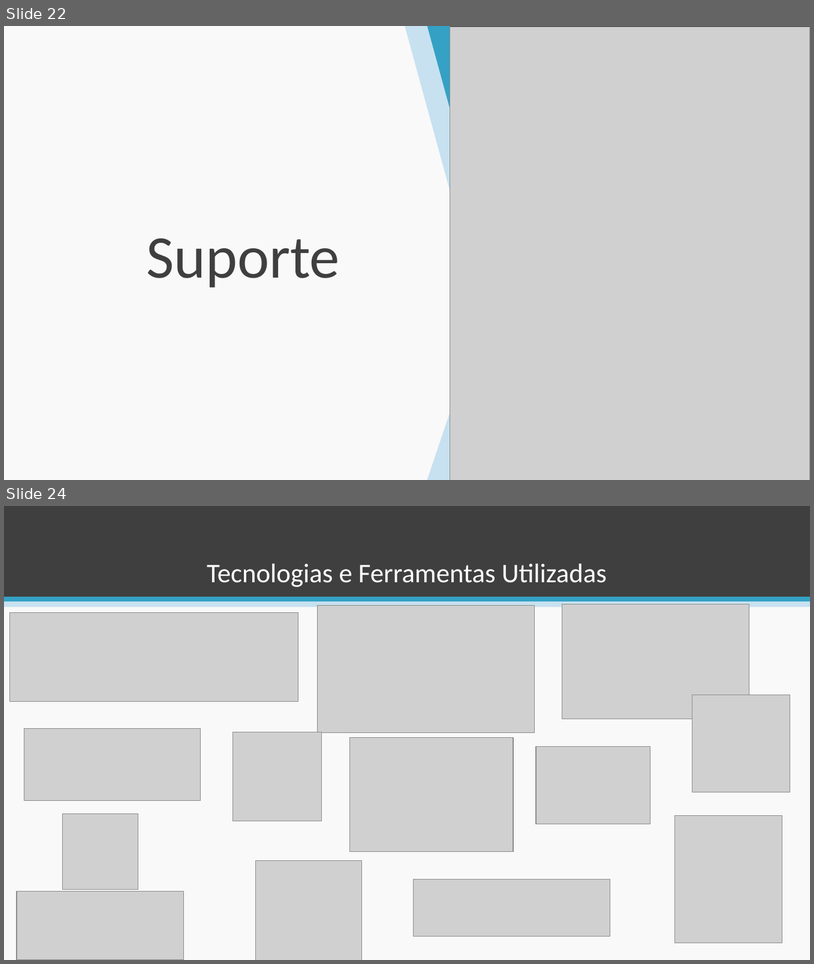
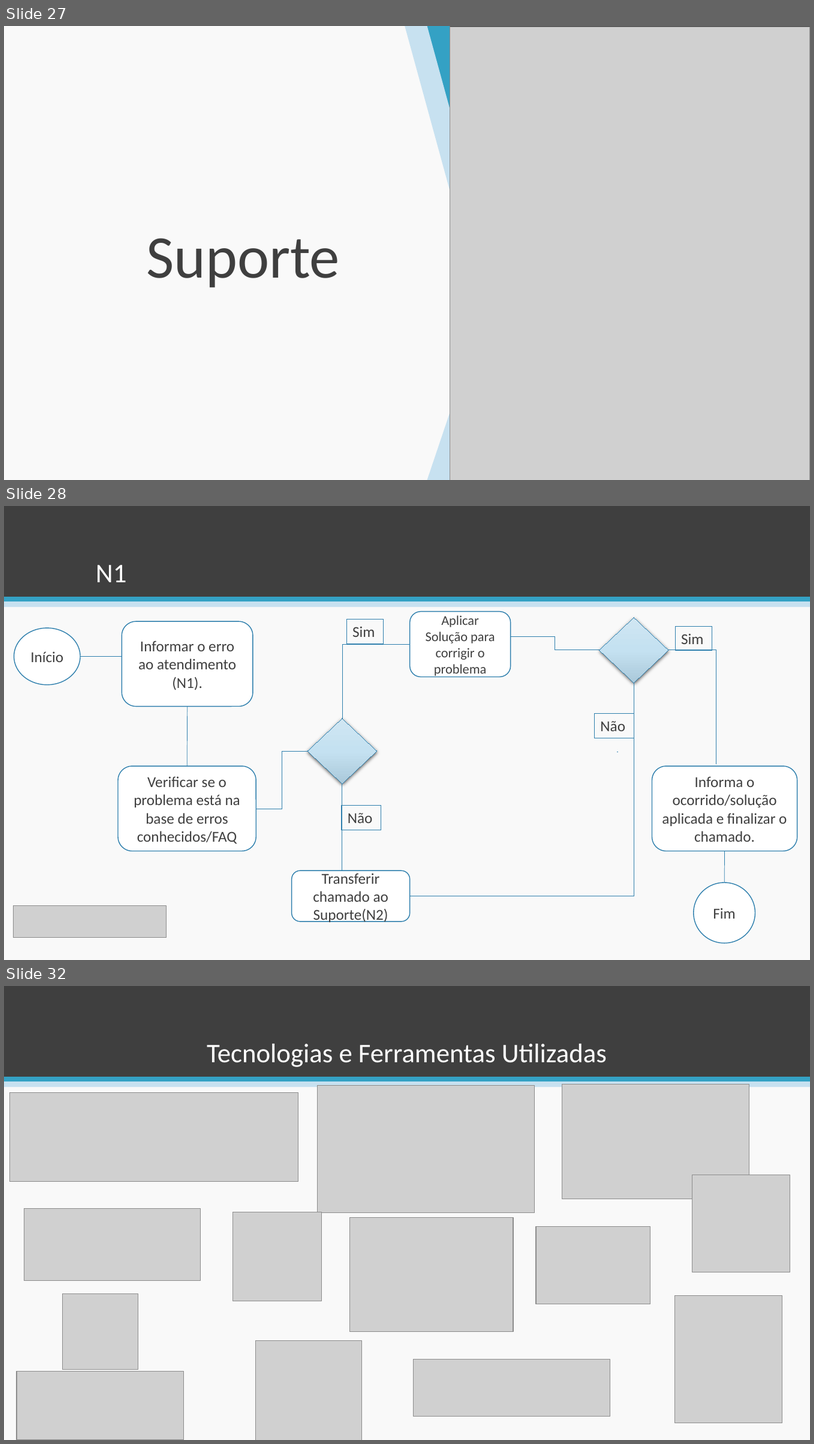
Before and after one commit to esteves-esta/TechHumi, a slide deck: documentacao/Apresentação.pptx. Shown one above the other, each under a label of ours: slides 22 and 24 before the commit, slides 27, 28 and 32 after it; the slides between them are not shown. The pictures are 814x964 and 814x1444 pixels, drawn with LibreOffice and Linux fonts; fonts in the diff are those of the drawing; grey boxes stand for pictures; background and template pictures are left out. Boxes give left, top, right and bottom in pixels: in the first picture for what was removed or moved away, otherwise in the second. Text is boxed around its words. In the diff, an @@ line names an element or a change of style, - is before the commit and + after.

```diff
--- a/documentacao/Apresentação.pptx
+++ b/documentacao/Apresentação.pptx
@@ slide 28 added at box(4, 506, 810, 960), background #F9F9F9; not listed: 3 template elements that a slide beside it also shows @@
@@ title added at box(96, 565, 127, 582), 32 pt, text #FFFFFF @@
+N1
@@ rounded rectangle added at box(410, 611, 511, 676), fill #FFFFFF, outline #2E7FAD 1 pt, 16 pt, text #3F3F3F @@
+Aplicar Solução para corrigir o problema
@@ ellipse added at box(14, 628, 81, 685), fill #FFFFFF, outline #2E7FAD 1 pt, 18 pt, text #3F3F3F @@
+Início
@@ rounded rectangle added at box(122, 622, 253, 706), fill #FFFFFF, outline #2E7FAD 1 pt, 18 pt, text #3F3F3F @@
+Informar o erro ao atendimento (N1).
@@ rectangle added at box(347, 619, 384, 643), outline #2E7FAD 0.75 pt, 18 pt, text #3F3F3F @@
+Sim
@@ diamond added at box(600, 618, 669, 682), fill gradient #D1E7F3 to #C5E2F2 to #ACC9DB, outline #2E7FAD 0.75 pt @@
@@ rectangle added at box(675, 627, 713, 651), outline #2E7FAD 0.75 pt, 18 pt, text #3F3F3F @@
+Sim
@@ elbow line added from (410, 644) to (342, 718), #2E7FAD 0.5 pt @@
@@ elbow line added from (511, 637) to (600, 650), #2E7FAD 0.5 pt @@
@@ line added from (80, 656) to (122, 656), #2E7FAD 0.5 pt @@
@@ elbow line added from (717, 765) to (669, 650), #2E7FAD 0.5 pt @@
@@ elbow line added from (635, 682) to (410, 895), #2E7FAD 0.5 pt @@
@@ line added from (188, 706) to (188, 766), #2E7FAD 0.5 pt @@
@@ diamond added at box(308, 718, 377, 784), fill gradient #D1E7F3 to #C5E2F2 to #ACC9DB, outline #2E7FAD 0.75 pt @@
@@ rectangle added at box(595, 714, 635, 738), outline #2E7FAD 0.75 pt, 18 pt, text #3F3F3F @@
+Não
@@ elbow line added from (308, 751) to (256, 808), #2E7FAD 0.5 pt @@
@@ line added from (617, 752) to (618, 752), #2E7FAD 0.5 pt @@
@@ rounded rectangle added at box(119, 766, 256, 851), fill #FFFFFF, outline #2E7FAD 1 pt, 18 pt, text #3F3F3F @@
+Verificar se o problema está na base de erros conhecidos/FAQ
@@ rounded rectangle added at box(653, 766, 798, 851), fill #FFFFFF, outline #2E7FAD 1 pt, 18 pt, text #3F3F3F @@
+Informa o ocorrido/solução aplicada e finalizar o chamado.
@@ elbow line added from (342, 784) to (342, 870), #2E7FAD 0.5 pt @@
@@ rectangle added at box(342, 805, 381, 829), outline #2E7FAD 0.75 pt, 18 pt, text #3F3F3F @@
+Não
@@ line added from (725, 851) to (725, 882), #2E7FAD 0.5 pt @@
@@ rounded rectangle added at box(292, 870, 410, 921), fill #FFFFFF, outline #2E7FAD 1 pt, 18 pt, text #3F3F3F @@
+Transferir chamado ao Suporte(N2)
@@ ellipse added at box(694, 882, 756, 943), fill #FFFFFF, outline #2E7FAD 1 pt, 18 pt, text #3F3F3F @@
+Fim
@@ picture added at box(13, 905, 166, 937) @@
@@ what was slide 22 is now slide 27 @@
@@ what was slide 24 is now slide 32 @@
```
Also in this commit, not shown: 1 slide changed, 9 other slides added, 3 slides removed, 4 other files.
